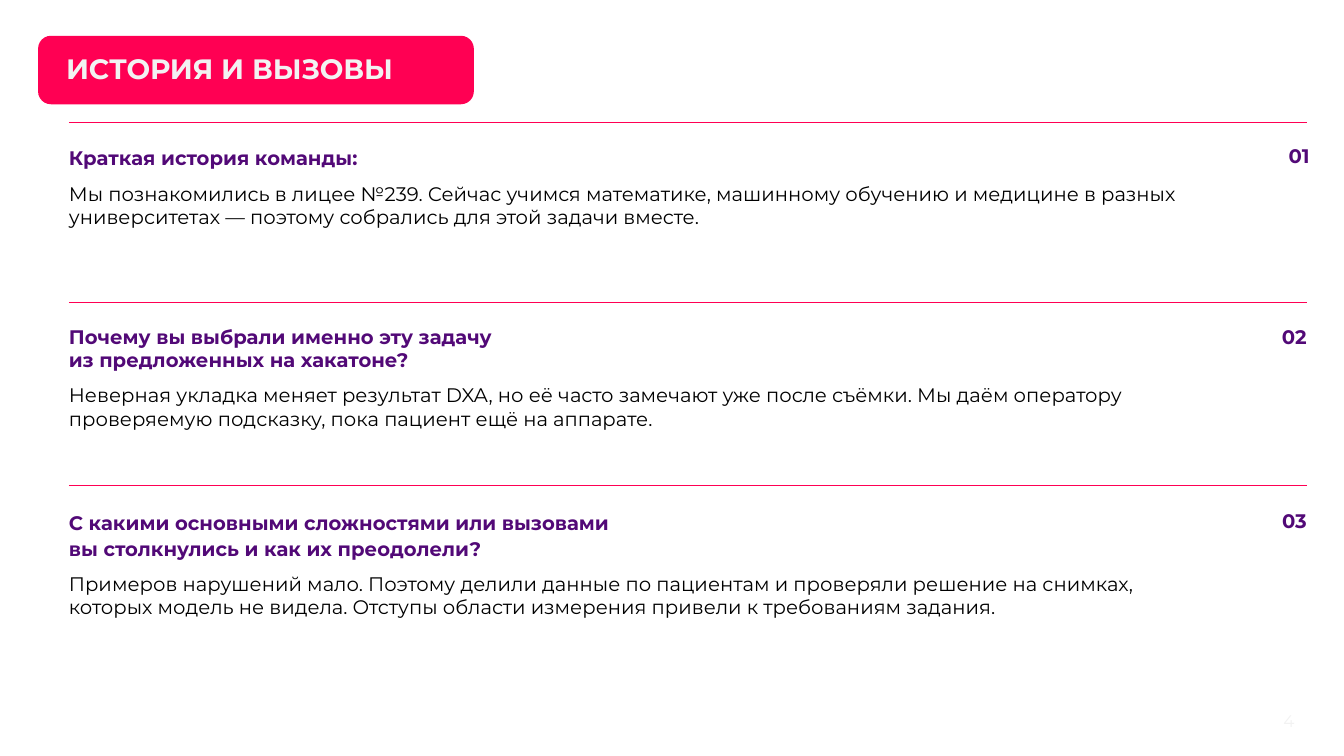
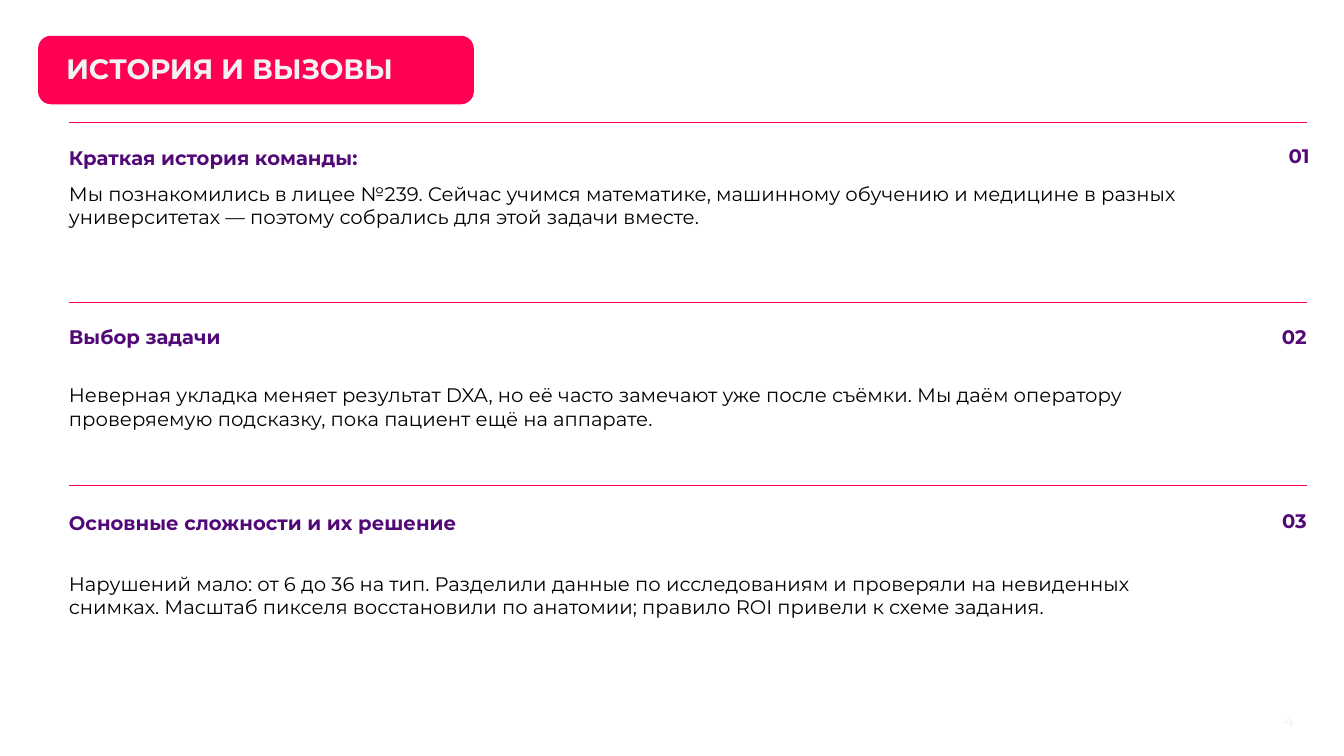
Before and after one commit to theorcos239/LCT_2026, a slide deck: slide 4 of docs/pitch/239.Hack_DXA_QC_полная_версия.pptx. Drawn at 1344x756 pixels with LibreOffice and Linux fonts; fonts in the diff are those of the drawing; background and template pictures are left out. Boxes give left, top, right and bottom in pixels: in the first picture for what was removed or moved away, otherwise in the second. Text is boxed around its words. In the diff, an @@ line names an element or a change of style, - is before the commit and + after.

```diff
--- a/docs/pitch/239.Hack_DXA_QC_полная_версия.pptx
+++ b/docs/pitch/239.Hack_DXA_QC_полная_версия.pptx
@@ text at box(69, 329, 221, 348): text changed @@
-Почему вы выбрали именно эту задачу
-из предложенных на хакатоне?
+Выбор задачи
@@ text at box(69, 516, 456, 534): text changed @@
-С какими основными сложностями или вызовами
-вы столкнулись и как их преодолели?
+Основные сложности и их решение
@@ text at box(69, 576, 1129, 618): text changed @@
-Примеров нарушений мало. Поэтому делили данные по пациентам и проверяли решение на снимках, которых модель не видела. Отступы области измерения привели к требованиям задания.
+Нарушений мало: от 6 до 36 на тип. Разделили данные по исследованиям и проверяли на невиденных снимках. Масштаб пикселя восстановили по анатомии; правило ROI привели к схеме задания.
```
Also in this commit, not shown: 15 other slides changed, 1 other file.
